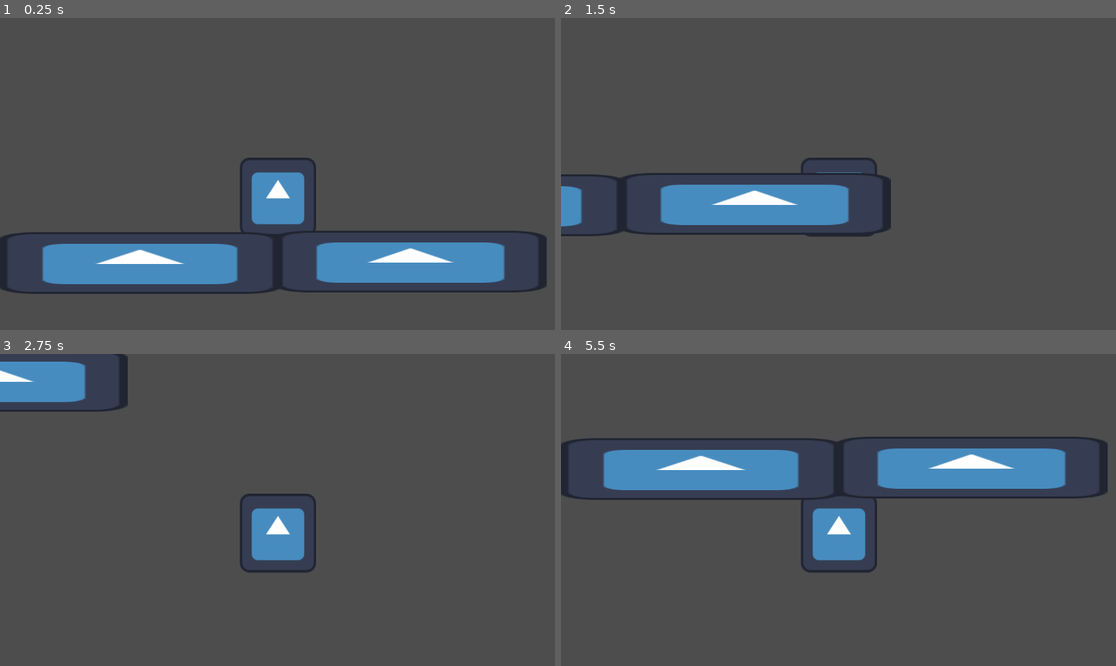
Above: before the commit, frames 1-4 (two rows, left to right).
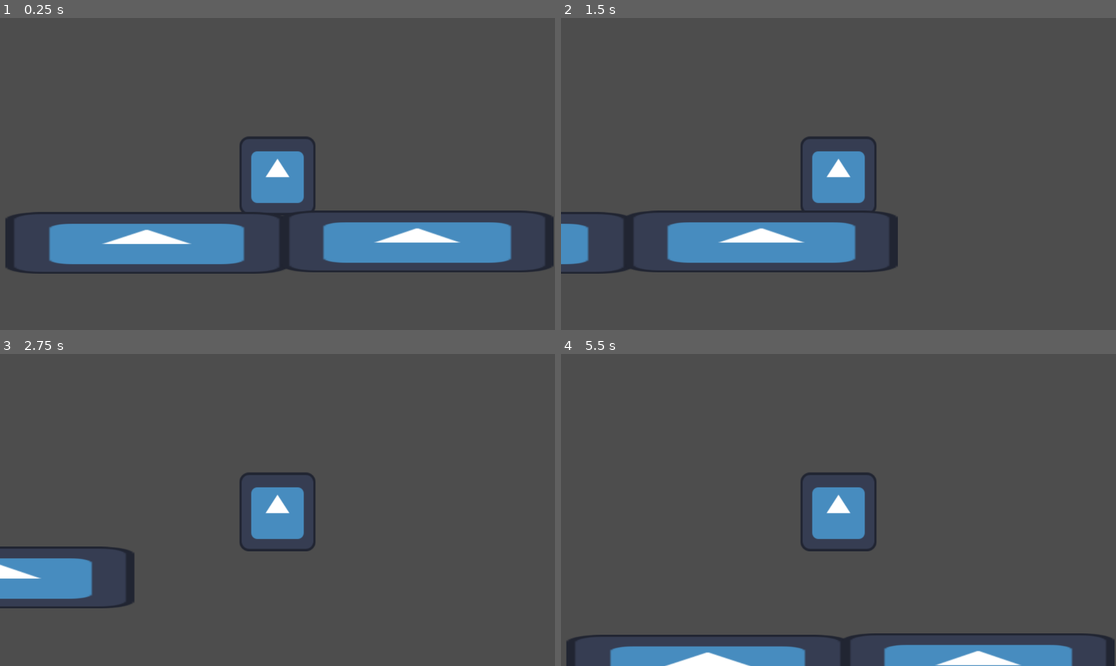
Above: after the commit, the same moments.

Repository: HarrisonDeurwaarder/Liu-Qi-Productions-OGPC-25-26
Game: Godot game, scene res://Scenes/world.tscn
Same seed, same stepped clock (60 frames per second), same inputs: the game is played once before the commit and once after it. The engine's default icon, where the game draws it, is replaced by a stand-in: a white triangle on a blue panel in a dark square.
Inputs:
- Up to frame 1 (0.25 s): no input
- Up to frame 2 (1.5 s): tap Enter at 0.5 s; hold Right (ui_right) 0.53-1.28 s; hold Down (ui_down) from 1.28 s (still down)
- Up to frame 3 (2.75 s): release Down (ui_down) at 2.03 s; hold Right (ui_right) from 2.03 s (still down)
- Up to frame 4 (5.5 s): release Right (ui_right) at 2.78 s; hold Up (ui_up) 2.78-3.53 s; hold Left (ui_left) 3.53-5.03 s; hold Down (ui_down) from 5.03 s (still down)

The runs differ from the first frame. In frame 1, 15% of the frame differs, in the area x 0-100%, y 37-89%; in frame 2, 13%; in frame 3, 7.3%; in frame 4, 19%, in the area x 0-100%, y 26-100%.

Commit message:
made it so you cant go through the floor

Diff:
--- a/Scenes/world.tscn
+++ b/Scenes/world.tscn
@@ -1,29 +1,45 @@
-[gd_scene load_steps=4 format=3 uid="uid://cbvsqq3jt5whl"]
+[gd_scene load_steps=6 format=3 uid="uid://cbvsqq3jt5whl"]
 
 [ext_resource type="Script" uid="uid://cmeua5tnlvhd3" path="res://Scripts/character_body_2d.gd" id="1_5a7ea"]
 [ext_resource type="Texture2D" uid="uid://cksiax4efous3" path="res://Assets/icon.svg" id="1_go701"]
 [ext_resource type="Script" uid="uid://dmfq7jrrmkrnc" path="res://Scripts/sprite_2d.gd" id="2_5a7ea"]
 
+[sub_resource type="RectangleShape2D" id="RectangleShape2D_5a7ea"]
+size = Vector2(157, 152.5)
+
+[sub_resource type="RectangleShape2D" id="RectangleShape2D_8j60k"]
+size = Vector2(248.7734, 128)
+
 [node name="WORLD" type="Node2D"]
 
 [node name="CharacterBody2D" type="CharacterBody2D" parent="."]
+position = Vector2(244, 360)
 script = ExtResource("1_5a7ea")
 
 [node name="Camera2D" type="Camera2D" parent="CharacterBody2D"]
-position = Vector2(258, 298)
 
 [node name="Sprite2D" type="Sprite2D" parent="CharacterBody2D"]
-position = Vector2(259.00003, 346)
+position = Vector2(-6.1035156e-05, 3.9999695)
 scale = Vector2(1.2382805, 1.2773439)
 texture = ExtResource("1_go701")
 script = ExtResource("2_5a7ea")
 
-[node name="Icon" type="Sprite2D" parent="."]
+[node name="CollisionShape2D" type="CollisionShape2D" parent="CharacterBody2D"]
+position = Vector2(0, 2)
+shape = SubResource("RectangleShape2D_5a7ea")
+
+[node name="StaticBody2D" type="StaticBody2D" parent="."]
 position = Vector2(-27.500023, 483)
 scale = Vector2(4.5859375, 1)
+
+[node name="Icon" type="Sprite2D" parent="StaticBody2D"]
 texture = ExtResource("1_go701")
 
-[node name="Icon2" type="Sprite2D" parent="."]
-position = Vector2(534, 480)
-scale = Vector2(4.421875, 1)
+[node name="Icon2" type="Sprite2D" parent="StaticBody2D"]
+position = Vector2(122.43952, -3)
+scale = Vector2(0.9642249, 1)
 texture = ExtResource("1_go701")
+
+[node name="CollisionShape2D" type="CollisionShape2D" parent="StaticBody2D"]
+position = Vector2(58.548557, -1)
+shape = SubResource("RectangleShape2D_8j60k")
